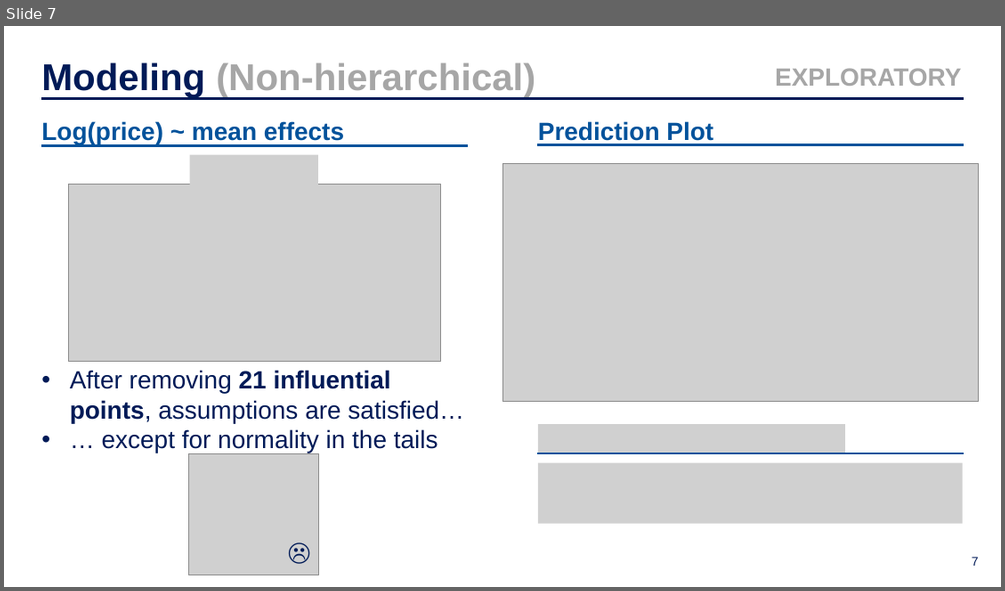
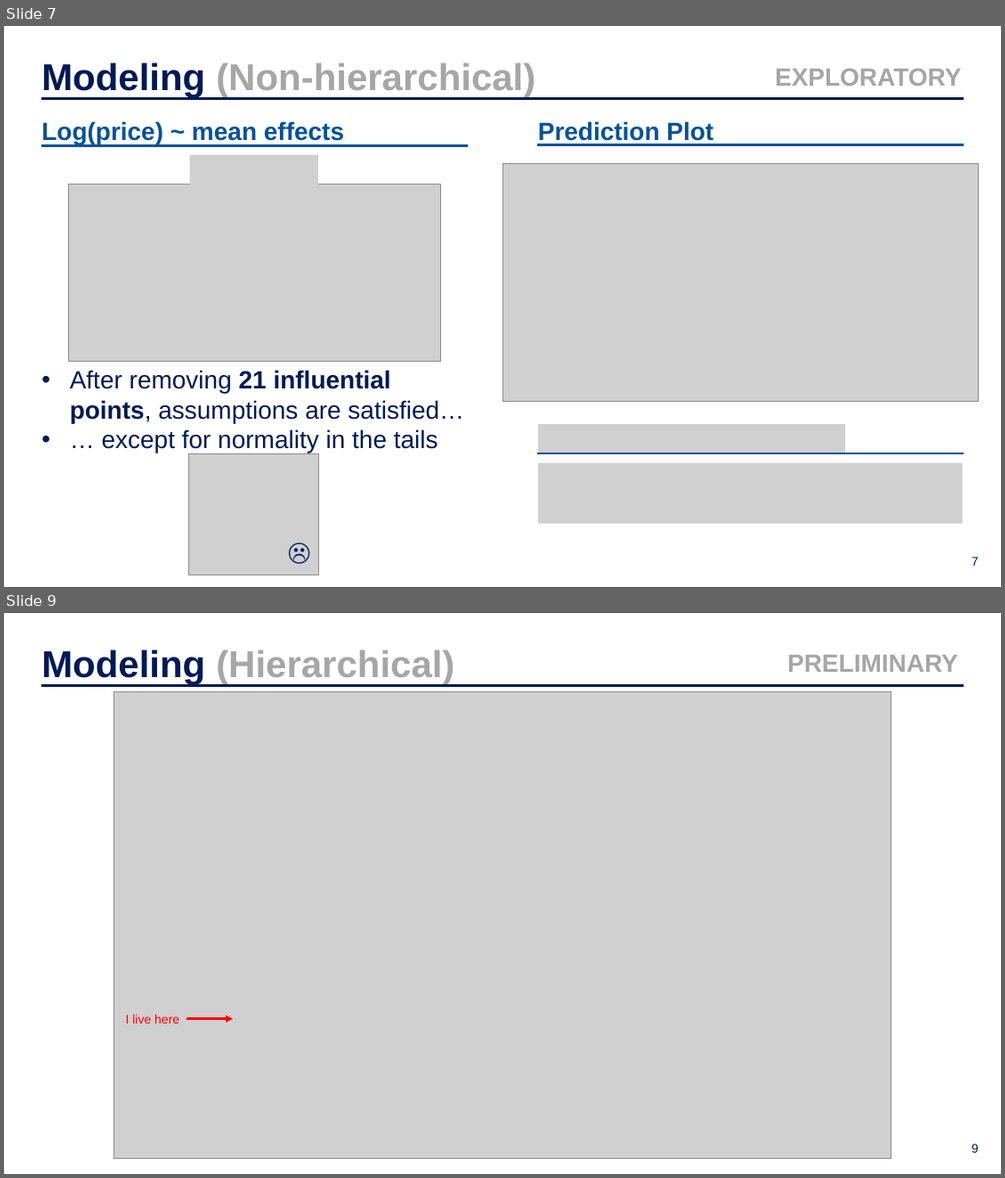
Before and after one commit to moritzwilksch/BerlinRealEstatePrices, a slide deck: documents/slide_deck.pptx. Shown one above the other, each under a label of ours: slide 7 before the commit, slides 7 and 9 after it; the slides between them are not shown. The pictures are 1005x591 and 1005x1178 pixels, drawn with LibreOffice and Linux fonts; fonts in the diff are those of the drawing; grey boxes stand for pictures; background and template pictures are left out. Boxes give left, top, right and bottom in pixels: in the first picture for what was removed or moved away, otherwise in the second. Text is boxed around its words. In the diff, an @@ line names an element or a change of style, - is before the commit and + after.

```diff
--- a/documents/slide_deck.pptx
+++ b/documents/slide_deck.pptx
@@ slide 9 added at (4,613,1001,1174), background picture (left out) @@
@@ text added at (41,649,454,685), 36 pt, text #A6A6A6, bold @@
+Modeling (Hierarchical)
@@ text added at (787,655,958,672), 24 pt, text #A6A6A6, bold @@
+PRELIMINARY
@@ line added from (41, 686) to (963, 686), #001A57 3 pt @@
@@ picture added at (114,692,890,1159) @@
@@ text added at (126,1014,179,1023), 12 pt, text #FF0000 @@
+I live here
@@ arrow added from (186, 1019) to (233, 1019), #FF0000 2.25 pt @@
@@ page number added at (971,1143,979,1152), 12 pt, text #001A57 @@
+9
```
Also in this commit, not shown: 1 slide changed, 3 other files.
